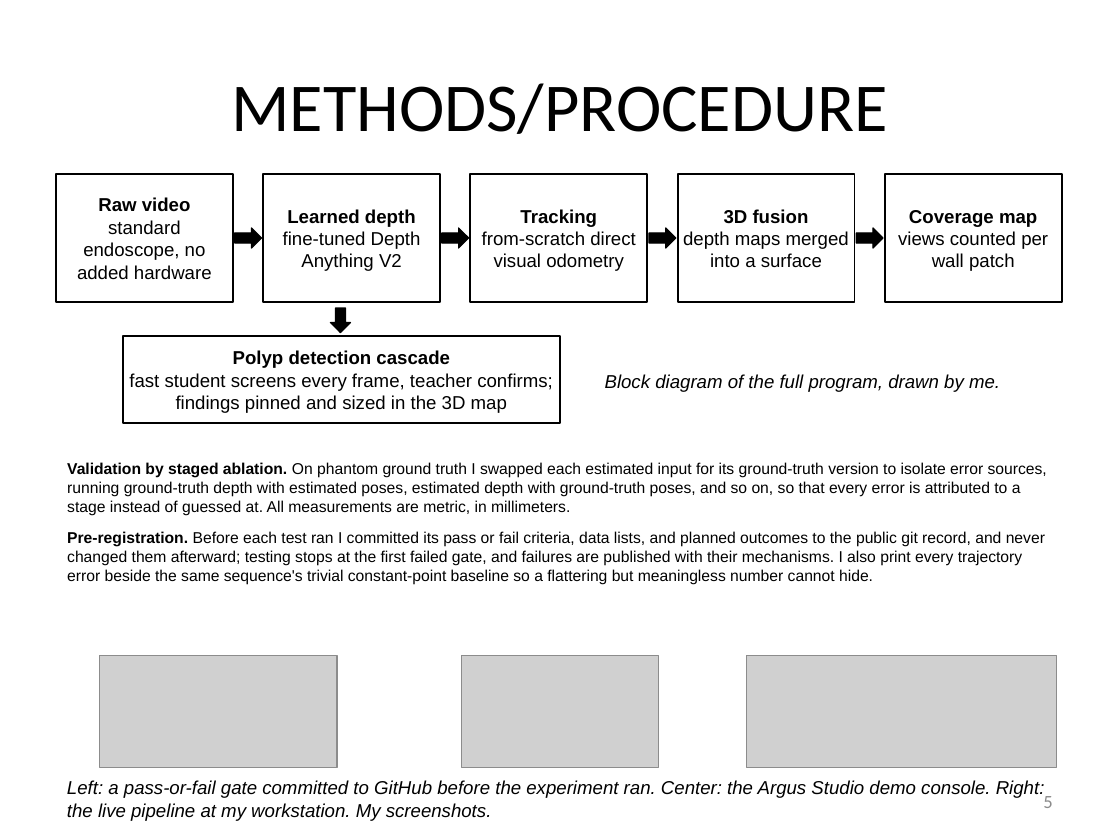
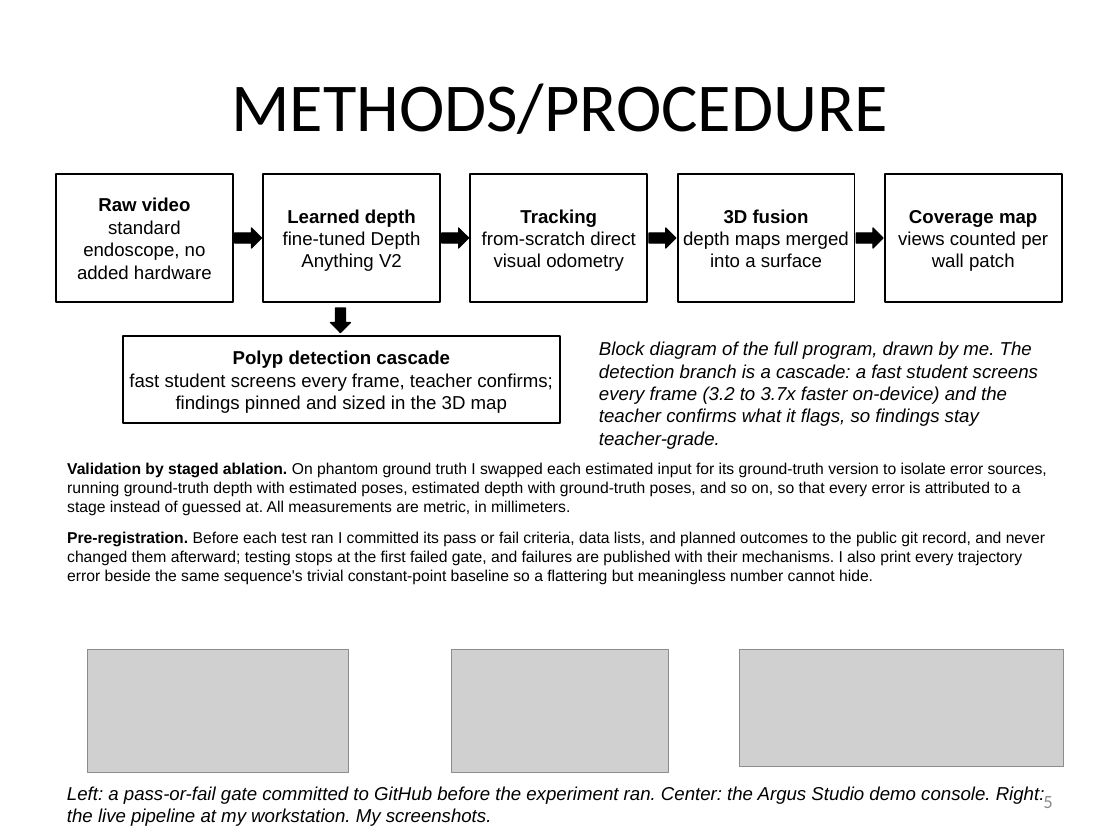
Before and after one commit to bluMoonx/EndoscopicMonocularSLAM, a slide deck: slide 5 of presentation/Argus_GSDSEF_2027_Digital_Presentation.pptx. Drawn at 1120x840 pixels with LibreOffice and Linux fonts; fonts in the diff are those of the drawing; grey boxes stand for pictures. Boxes give left, top, right and bottom in pixels: in the first picture for what was removed or moved away, otherwise in the second. Text is boxed around its words. In the diff, an @@ line names an element or a change of style, - is before the commit and + after.

Commit message:
Deck voice and fill pass: her register, fuller slides, larger figures
The abstract is rewritten to 238 words in the style of her previous
CSEF presentation (project-as-subject, I only for concrete actions)
and now follows the standard context / purpose / methods / results /
significance structure with a closing significance sentence. The
introduction gains a research question and hypothesis paragraph (345
words). Figures grew on slides 1, 2, 4, 5, 8, 9 and 11 to use the
empty space, and the block-diagram caption now explains the cascade
technically. All twelve slides re-rendered and checked; template
validation passes.

```diff
--- a/presentation/Argus_GSDSEF_2027_Digital_Presentation.pptx
+++ b/presentation/Argus_GSDSEF_2027_Digital_Presentation.pptx
@@ text at (599,341,1038,449): text changed @@
-Block diagram of the full program, drawn by me.
+Block diagram of the full program, drawn by me. The detection branch is a cascade: a fast student screens every frame (3.2 to 3.7x faster on-device) and the teacher confirms what it flags, so findings stay teacher-grade.
@@ picture: place and size @@
-picture at (100,655,337,767)
+picture at (87,650,348,773)
@@ picture: place and size @@
-picture at (461,655,659,767)
+picture at (451,650,668,773)
@@ picture: place and size @@
-picture at (747,655,1057,767)
+picture at (739,650,1064,767)
@@ text "Left: a pass-or-fail gate committed ...": place and size @@
-text "Left: a pass-or-fail gate committed ..." at (67,780,1045,821)
+text "Left: a pass-or-fail gate committed ..." at (67,786,1045,826)
```
Also in this commit, not shown: 9 other slides changed, 1 other file.
